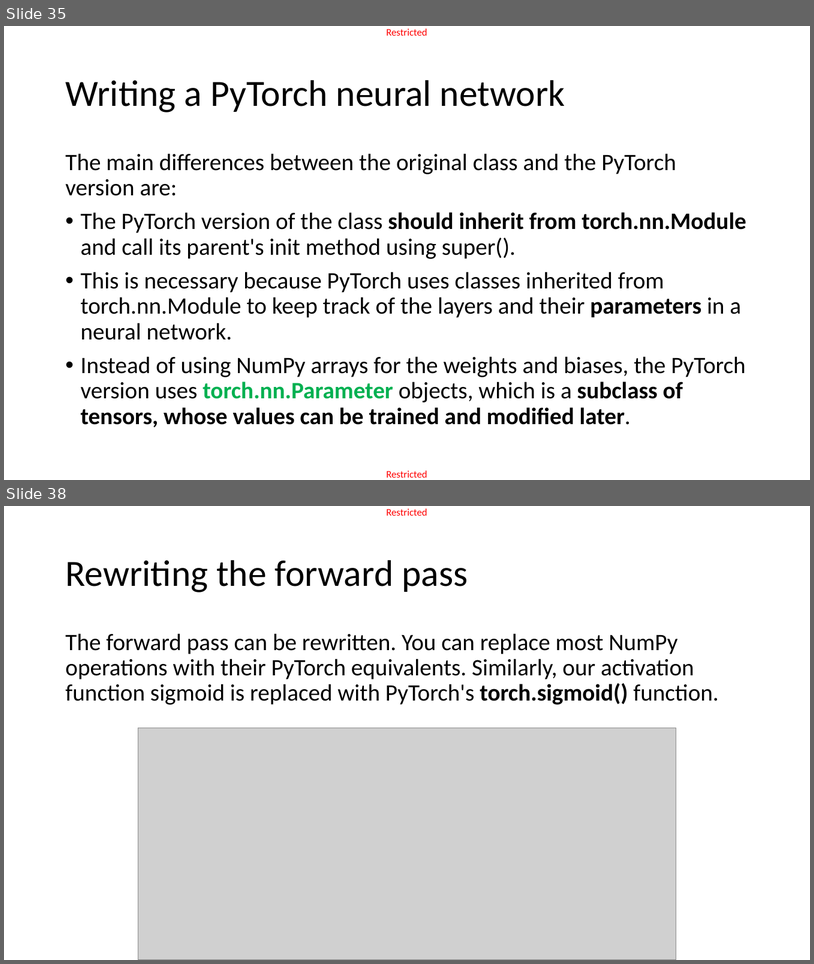
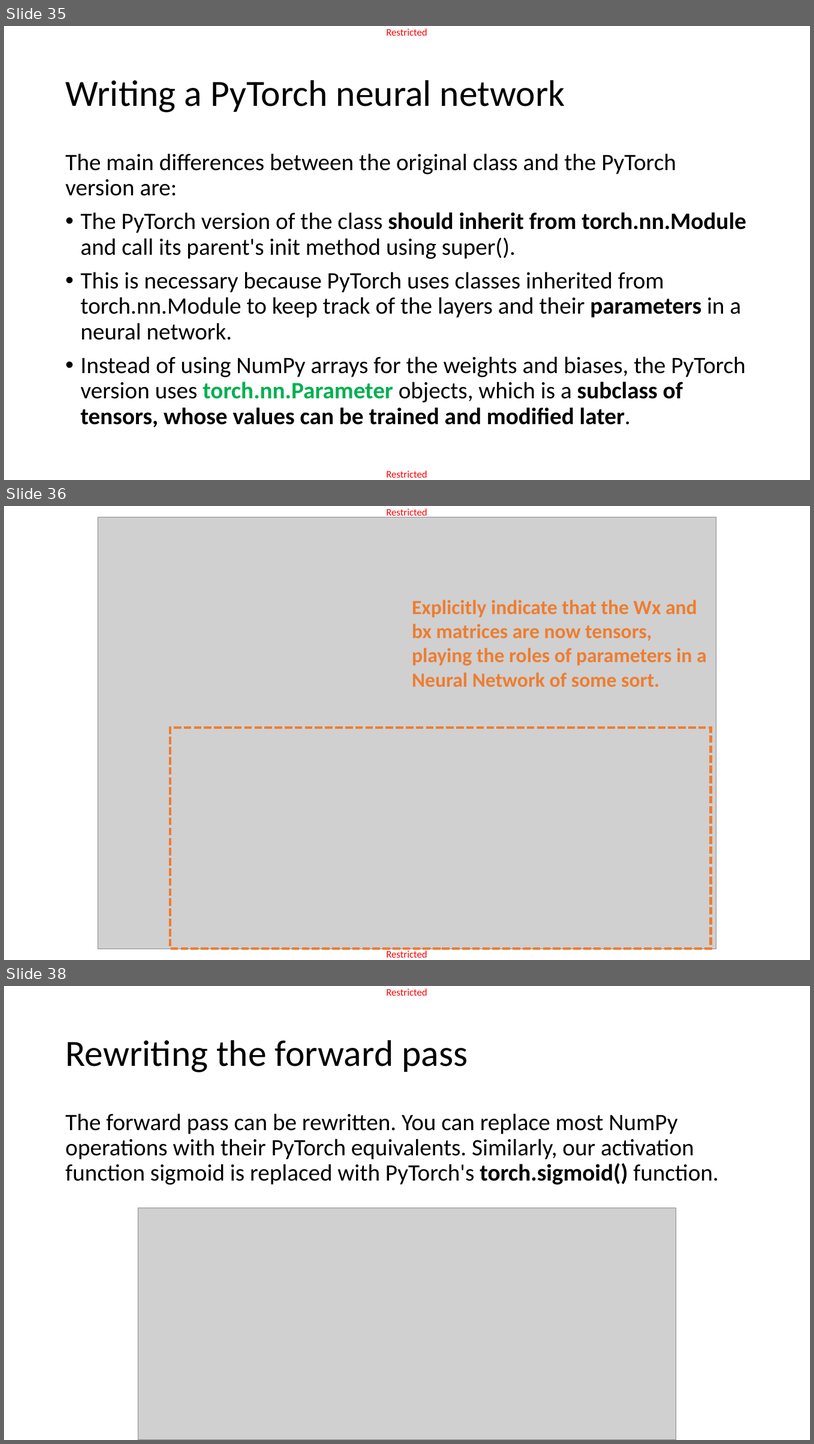
Before and after one commit to matthieudemari/SUTD_DL_50_039, a slide deck: W3/1. W3S1 final/W3S1.pptx. Shown one above the other, each under a label of ours: slides 35 and 38 before the commit, slides 35, 36 and 38 after it; the slides between them are not shown. The pictures are 814x964 and 814x1444 pixels, drawn with LibreOffice and Linux fonts; fonts in the diff are those of the drawing; grey boxes stand for pictures. Boxes give left, top, right and bottom in pixels: in the first picture for what was removed or moved away, otherwise in the second. Text is boxed around its words. In the diff, an @@ line names an element or a change of style, - is before the commit and + after.

```diff
--- a/W3/1. W3S1 final/W3S1.pptx
+++ b/W3/1. W3S1 final/W3S1.pptx
@@ slide 36 added at box(4, 506, 810, 960), background #FFFFFF; not listed: 2 template elements that a slide beside it also shows @@
@@ picture added at box(98, 517, 717, 949) @@
@@ text added at box(412, 600, 707, 687), 24 pt, text #ED7D31, bold @@
+Explicitly indicate that the Wx and bx matrices are now tensors, playing the roles of parameters in a Neural Network of some sort.
@@ rectangle added at box(170, 727, 711, 948), outline #ED7D31 3 pt dashed @@
```
Also in this commit, not shown: 1 slide changed, 1 slide removed, 5 other files.
